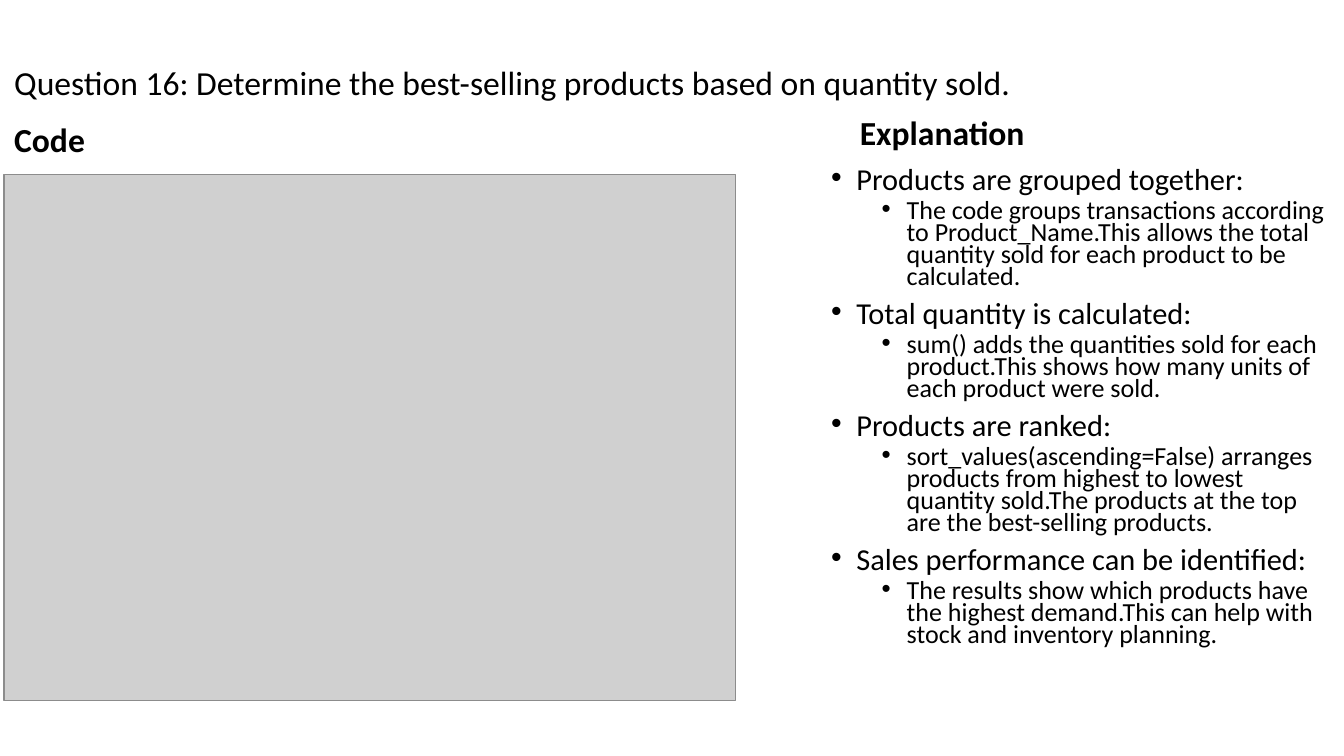
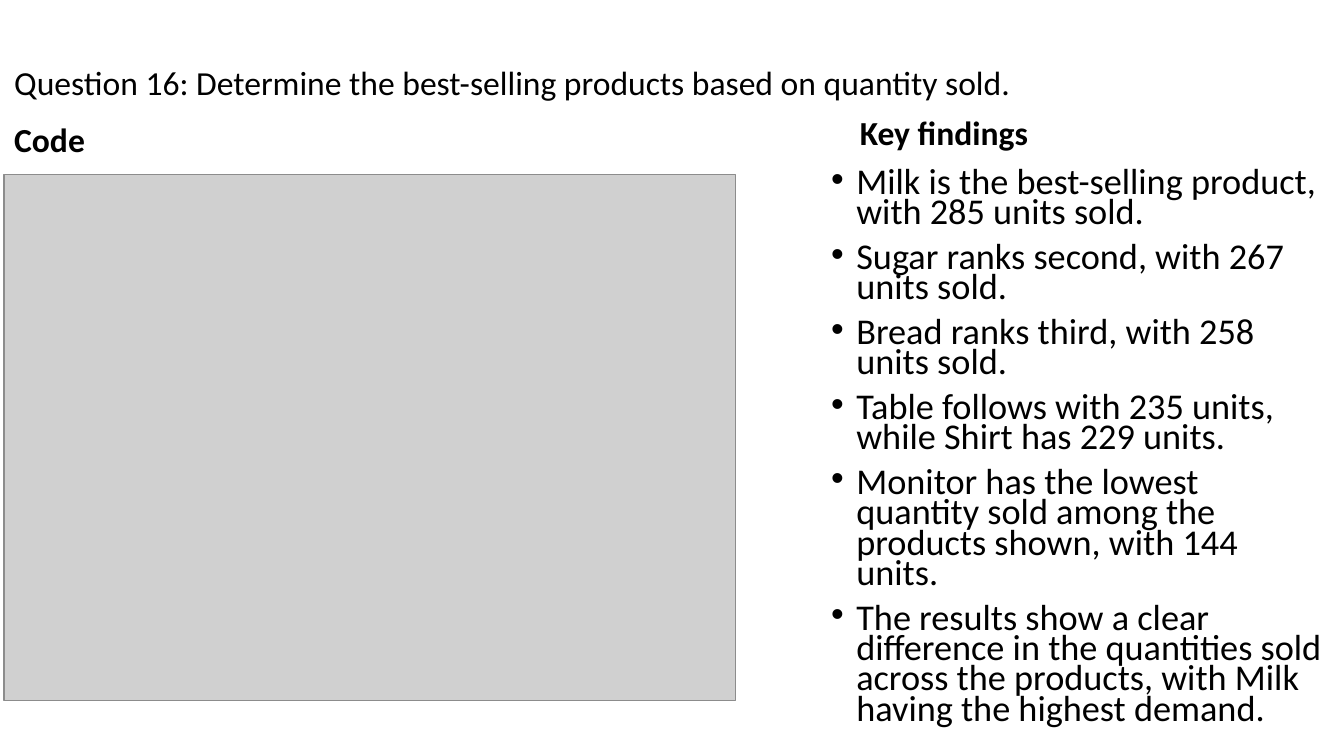
Before and after one commit to roykiptala/Datascience-workshop, a slide deck: slide 31 of Projects/RETAIL SALES AND CUSTOMER ANALYTICS.pptx (slide 30 before the commit). Drawn at 1344x756 pixels with LibreOffice and Linux fonts; fonts in the diff are those of the drawing; grey boxes stand for pictures. Boxes give left, top, right and bottom in pixels: in the first picture for what was removed or moved away, otherwise in the second. Text is boxed around its words. In the diff, an @@ line names an element or a change of style, - is before the commit and + after.

```diff
--- a/Projects/RETAIL SALES AND CUSTOMER ANALYTICS.pptx
+++ b/Projects/RETAIL SALES AND CUSTOMER ANALYTICS.pptx
@@ text at (860, 121, 1028, 151): text changed @@
-Explanation
+Key findings
@@ text at (856, 168, 1322, 728): text changed; size 18.6 to 25.9 pt @@
-• Products are grouped together:
-  • The code groups transactions according to Product_Name.This allows the total quantity sold for each product to be calculated.
-• Total quantity is calculated:
-  • sum() adds the quantities sold for each product.This shows how many units of each product were sold.
-• Products are ranked:
-  • sort_values(ascending=False) arranges products from highest to lowest quantity sold.The products at the top are the best-selling products.
-• Sales performance can be identified:
-  • The results show which products have the highest demand.This can help with stock and inventory planning.
+• Milk is the best-selling product, with 285 units sold.
+• Sugar ranks second, with 267 units sold.
+• Bread ranks third, with 258 units sold.
+• Table follows with 235 units, while Shirt has 229 units.
+• Monitor has the lowest quantity sold among the products shown, with 144 units.
+• The results show a clear difference in the quantities sold across the products, with Milk having the highest demand.
```
Also in this commit, not shown: 34 other slides changed, 1 slide added, 8 other files.
